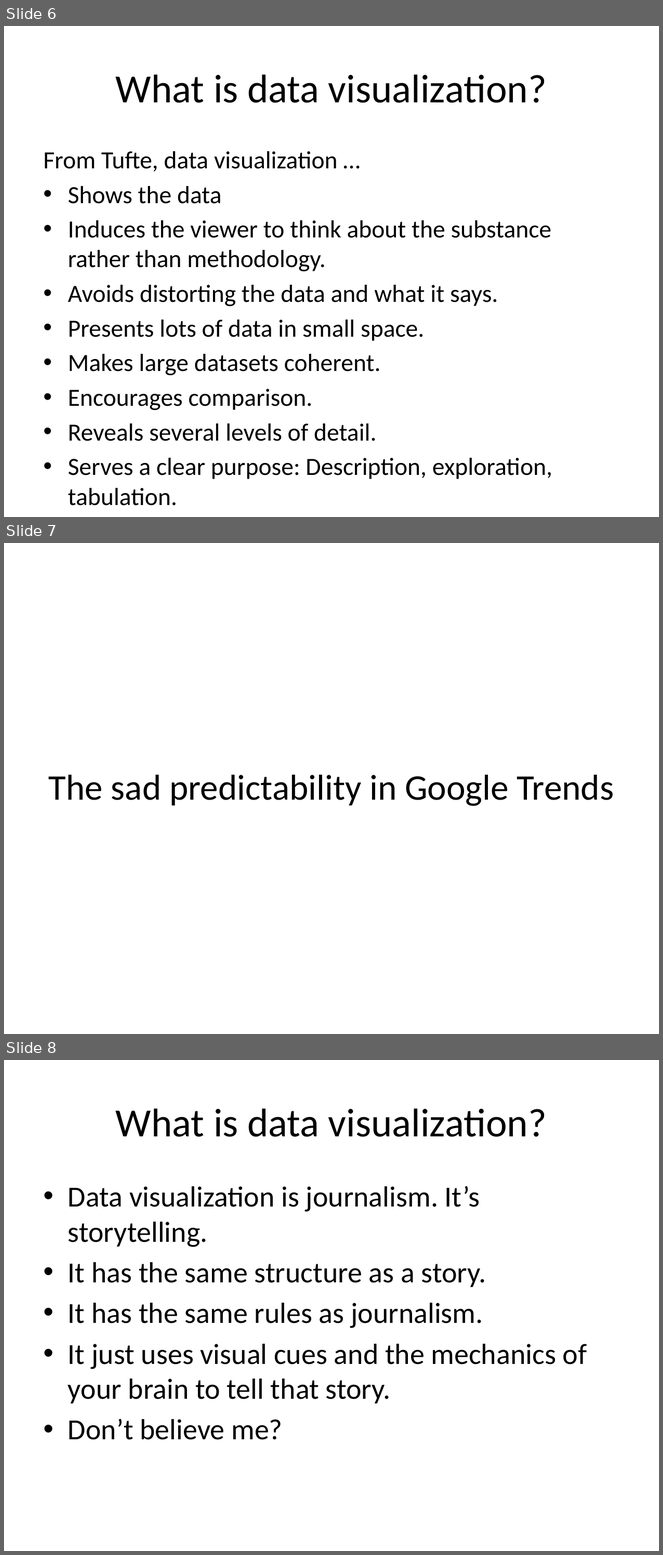
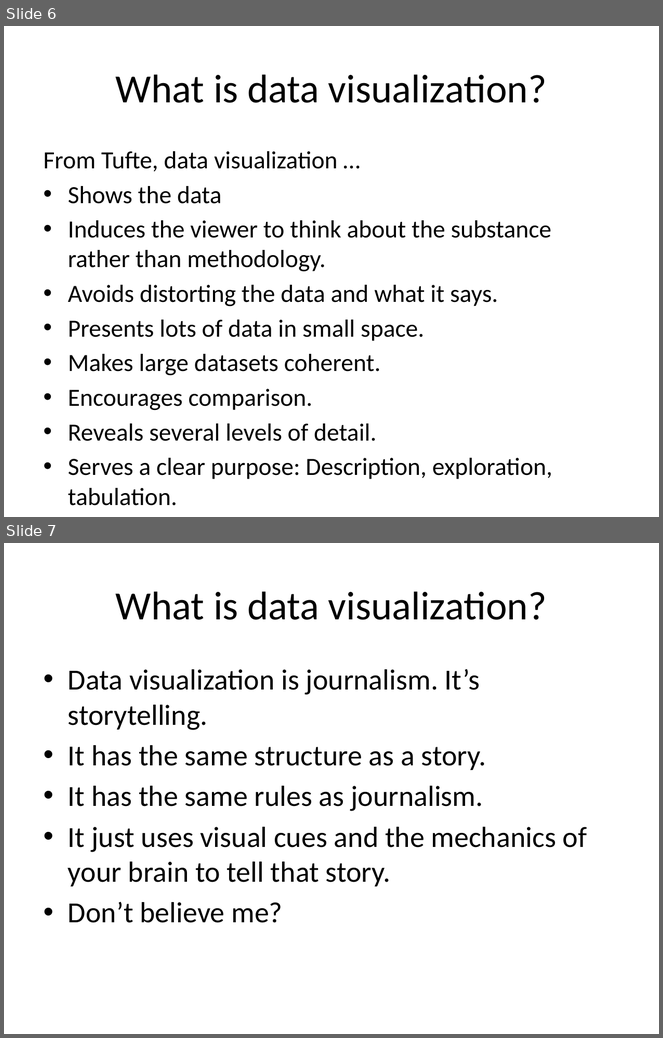
Before and after one commit to mattwaite/JOUR491-Data-Visualization, a slide deck: Lectures/Class2_WhatIsDataViz.pptx. Shown one above the other, each under a label of ours: slides 6, 7 and 8 before the commit, slides 6 and 7 after it. The pictures are 663x1555 and 663x1038 pixels, drawn with LibreOffice and Linux fonts; fonts in the diff are those of the drawing. Boxes give left, top, right and bottom in pixels: in the first picture for what was removed or moved away, otherwise in the second. Text is boxed around its words. In the diff, an @@ line names an element or a change of style, - is before the commit and + after.

Commit message:
Fixing lecture two

```diff
--- a/Lectures/Class2_WhatIsDataViz.pptx
+++ b/Lectures/Class2_WhatIsDataViz.pptx
@@ slide 7 removed at bbox=[4, 543, 659, 1034], background #FFFFFF @@
@@ title removed at bbox=[49, 775, 614, 806] @@
-The sad predictability in Google Trends
@@ what was slide 8 is now slide 7 @@
```
